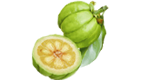
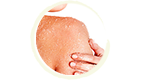
Before/after of a (142, 80) layered artwork. What changed in the layer stack:
renamed "Layer 4" to "product-1-mask", painted on it over [30, 0, 111, 80]
added layer "insert product here" over [36, 2, 110, 75]
